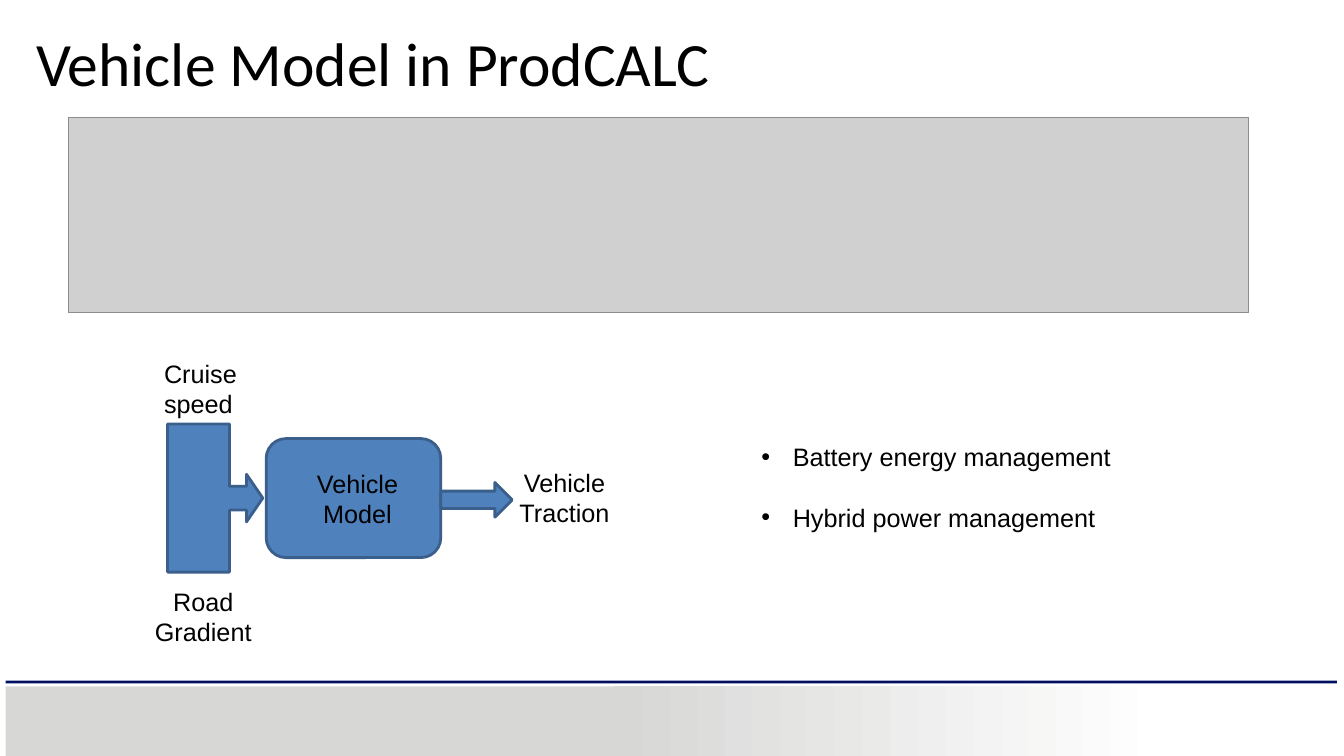
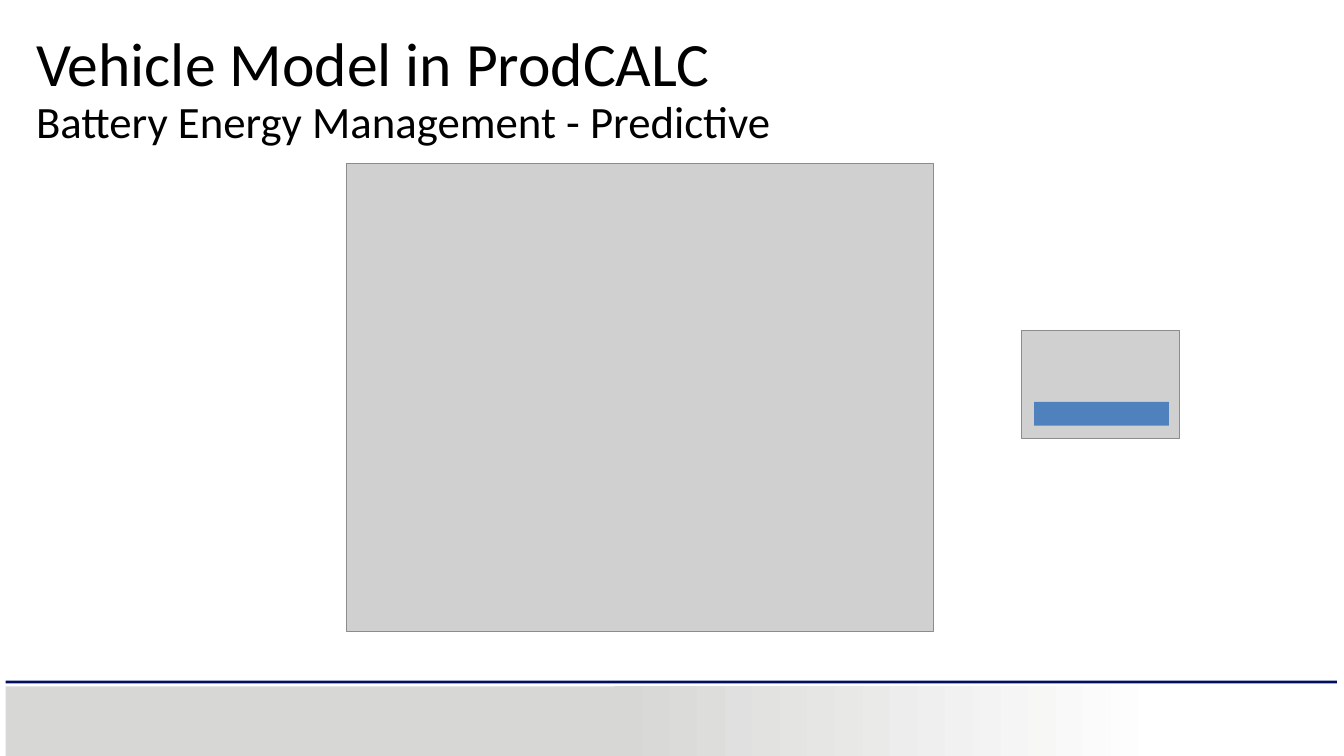
Before and after one commit to carthikvenkataraman/MasterThesis, a slide deck: slide 27 of ThesisReport/MasterThesisPresentation/MasterThesis-OptimisationOfDistributedPropulsionInLongHeavyVehicleCombinations.pptx (slide 20 before the commit). Drawn at 1344x756 pixels with LibreOffice and Linux fonts; fonts in the diff are those of the drawing; grey boxes stand for pictures; background and template pictures are left out. Boxes give left, top, right and bottom in pixels: in the first picture for what was removed or moved away, otherwise in the second. Text is boxed around its words. In the diff, an @@ line names an element or a change of style, - is before the commit and + after.

```diff
--- a/ThesisReport/MasterThesisPresentation/MasterThesis-OptimisationOfDistributedPropulsionInLongHeavyVehicleCombinations.pptx
+++ b/ThesisReport/MasterThesisPresentation/MasterThesis-OptimisationOfDistributedPropulsionInLongHeavyVehicleCombinations.pptx
@@ text at (36,107,770,146): paragraph added @@
+Battery Energy Management - Predictive
@@ picture removed at (69,117,1249,313) @@
@@ picture added at (347,163,935,631) @@
@@ picture added at (1021,331,1180,439) @@
@@ text removed at (164,364,237,418) @@
-Cruise speed
@@ rectangle added at (1034,402,1170,426), fill #4F81BD @@
@@ right arrow callout removed at (167,424,262,573) @@
@@ rounded rectangle removed at (266,439,441,558) @@
@@ text removed at (793,448,1111,532) @@
-• Battery energy management
-• Hybrid power management
@@ text removed at (317,474,398,524) @@
-Vehicle Model
@@ text removed at (519,473,609,523) @@
-Vehicle Traction
@@ right arrow removed at (441,483,512,517) @@
@@ text removed at (155,592,252,642) @@
-Road Gradient
```
Also in this commit, not shown: 5 other slides changed, 14 slides added, 12 other files.
